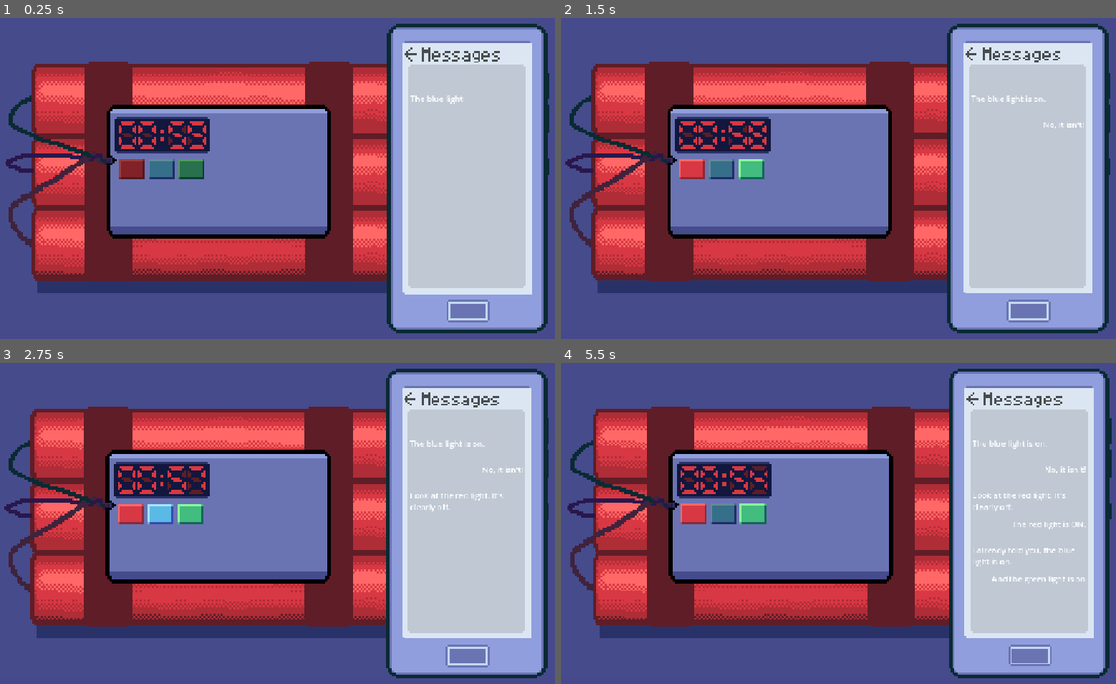
Above: before the commit, frames 1-4 (two rows, left to right).
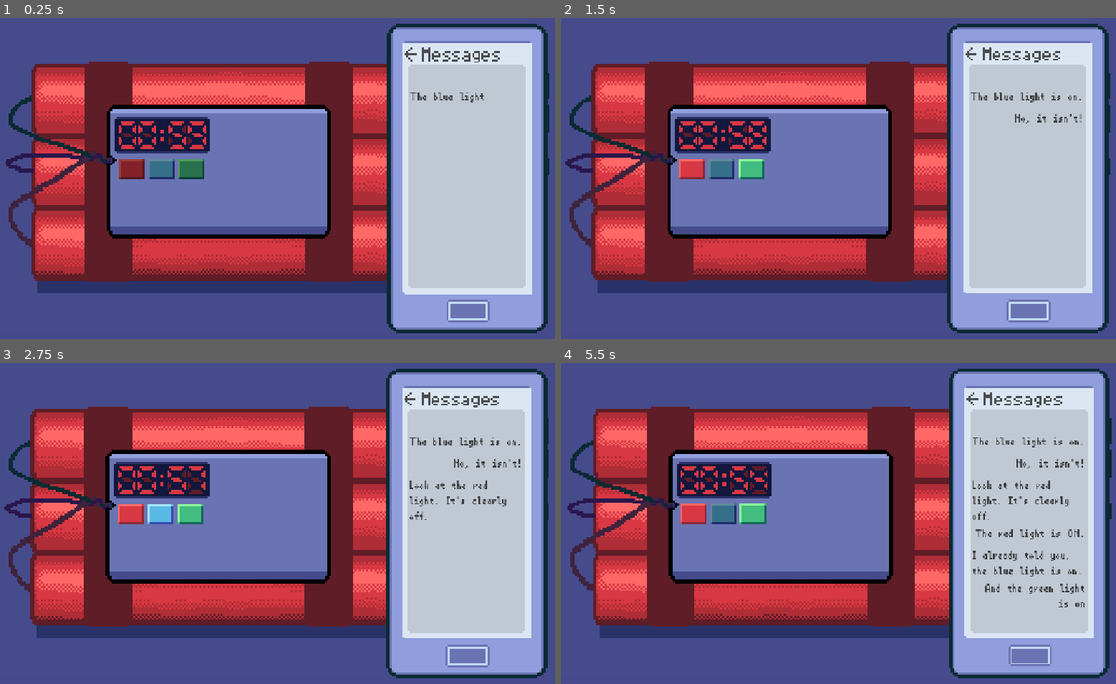
Above: after the commit, the same moments.

Repository: Mr-Excoem/brackeys-jam-2026-2
Game: Godot game, scene res://main.tscn
Same seed, same stepped clock (60 frames per second), same inputs: the game is played once before the commit and once after it.
Inputs (mouse positions are in pixels of both pictures, inside the frame that each line leads up to):
- Up to frame 1 (0.25 s): no input
- Up to frame 2 (1.5 s): click (694, 168) at 0.5 s; click (749, 168) at 1.25 s
- Up to frame 3 (2.75 s): click (160, 513) at 2 s
- Up to frame 4 (5.5 s): tap Enter at 2.75, 5 s; move the mouse to (1027, 420) at 2.77 s; hold Right 2.78-3.53 s; tap Alt at 2.85, 4.35 s; click (1027, 420) at 2.92 s; tap Space at 3.5 s; move the mouse to (1027, 446) at 3.52 s; hold Down 3.53-4.28 s; tap Shift at 3.6, 5.1 s; click (1027, 446) at 3.67 s; move the mouse to (1027, 472) at 4.27 s; hold Right 4.28-5.03 s; click (1027, 472) at 4.42 s; move the mouse to (1027, 501) at 5.02 s; hold Up from 5.03 s (still down); click (1027, 501) at 5.17 s

The runs differ from the first frame. In frame 1, 0.2% of the frame differs, in the area x 73-88%, y 23-27%; in frame 2, 0.4%; in frame 3, 0.8%; in frame 4, 1.9%, in the area x 74-95%, y 23-77%.

Commit message:
Added font

Diff:
--- a/brackeys-2026/main.tscn
+++ b/brackeys-2026/main.tscn
@@ -42,8 +42,6 @@
 [node name="ChatMessages" type="VBoxContainer" parent="Phone/ChatScroll" unique_id=1784019997]
 custom_minimum_size = Vector2(228, 50)
 layout_mode = 2
-theme_override_constants/separation = 12
 
 [node name="ChatMessage" parent="Phone/ChatScroll/ChatMessages" unique_id=147617668 instance=ExtResource("6_7mycd")]
 layout_mode = 2
-fit_content = true
--- a/brackeys-2026/scenes/ChatMessage.tscn
+++ b/brackeys-2026/scenes/ChatMessage.tscn
@@ -1,9 +1,13 @@
 [gd_scene format=3 uid="uid://b8embku2jpi8"]
 
 [ext_resource type="Script" uid="uid://b7bux1egyngmg" path="res://scripts/chat_message.gd" id="1_n3w1u"]
+[ext_resource type="FontFile" uid="uid://dlx30nsjwooat" path="res://assets/font.ttf.woff" id="1_rx2vm"]
 
 [node name="ChatMessage" type="RichTextLabel" unique_id=147617668]
 custom_minimum_size = Vector2(0, 40)
+theme_override_colors/default_color = Color(0.21, 0.21, 0.21, 1)
+theme_override_fonts/normal_font = ExtResource("1_rx2vm")
+theme_override_font_sizes/normal_font_size = 20
 text = "Message"
 fit_content = true
 script = ExtResource("1_n3w1u")
Binary file added: brackeys-2026/assets/font.ttf.woff
Not shown, added: brackeys-2026/assets/font.ttf.woff.import
